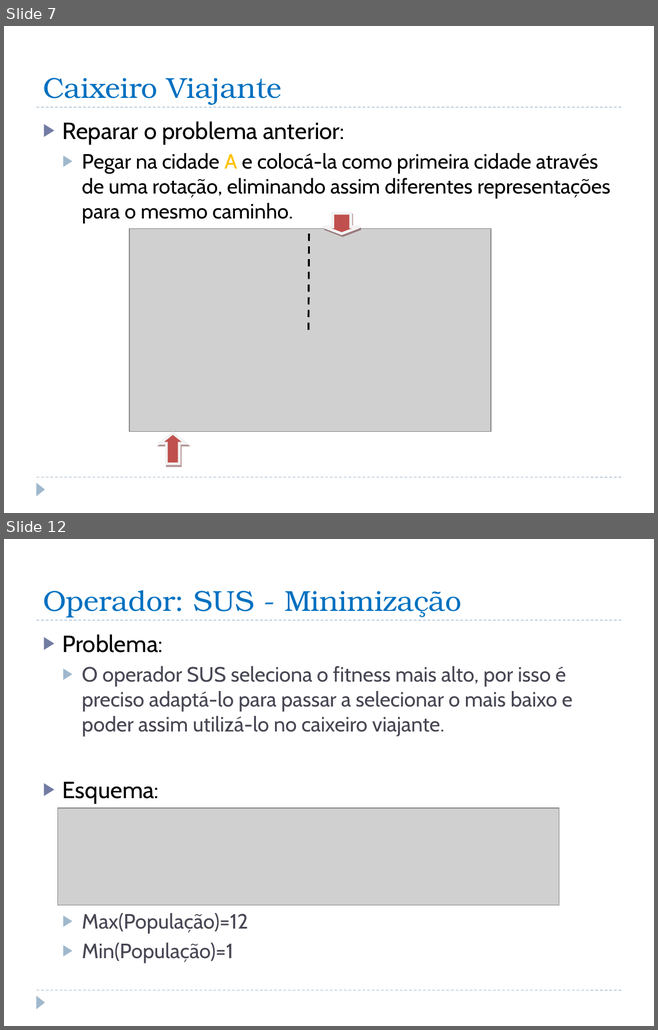
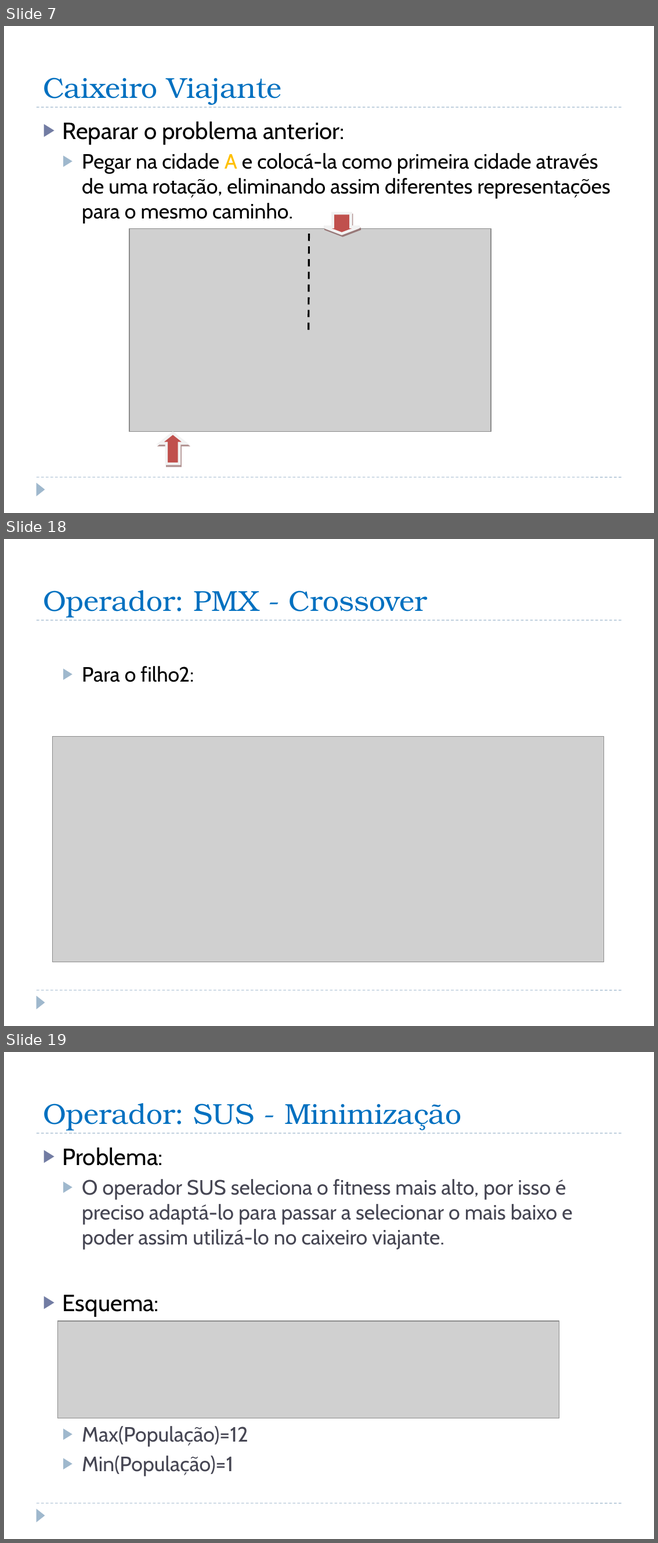
Before and after one commit to iptomar/inovative_11-12, a slide deck: versao03/CaixeiroViajante_apresentacao.pptx. Shown one above the other, each under a label of ours: slides 7 and 12 before the commit, slides 7, 18 and 19 after it; the slides between them are not shown. The pictures are 658x1030 and 658x1543 pixels, drawn with LibreOffice and Linux fonts; fonts in the diff are those of the drawing; grey boxes stand for pictures. Boxes give left, top, right and bottom in pixels: in the first picture for what was removed or moved away, otherwise in the second. Text is boxed around its words. In the diff, an @@ line names an element or a change of style, - is before the commit and + after.

Commit message:
Entrega de Operador PMX e Inversion

```diff
--- a/versao03/CaixeiroViajante_apresentacao.pptx
+++ b/versao03/CaixeiroViajante_apresentacao.pptx
@@ slide 18 added at [4, 539, 654, 1026], background #FFFFFF; not listed: 3 template elements that a slide beside it also shows @@
@@ title added at [43, 590, 427, 618], 32 pt, text #0070C0 @@
+Operador: PMX - Crossover
@@ text added at [82, 666, 194, 682], 23 pt, text #000000 @@
+  ▶ Para o filho2:
@@ picture added at [53, 736, 604, 962] @@
@@ what was slide 12 is now slide 19 @@
```
Also in this commit, not shown: 5 slides changed, 9 other slides added, 10 other files.
